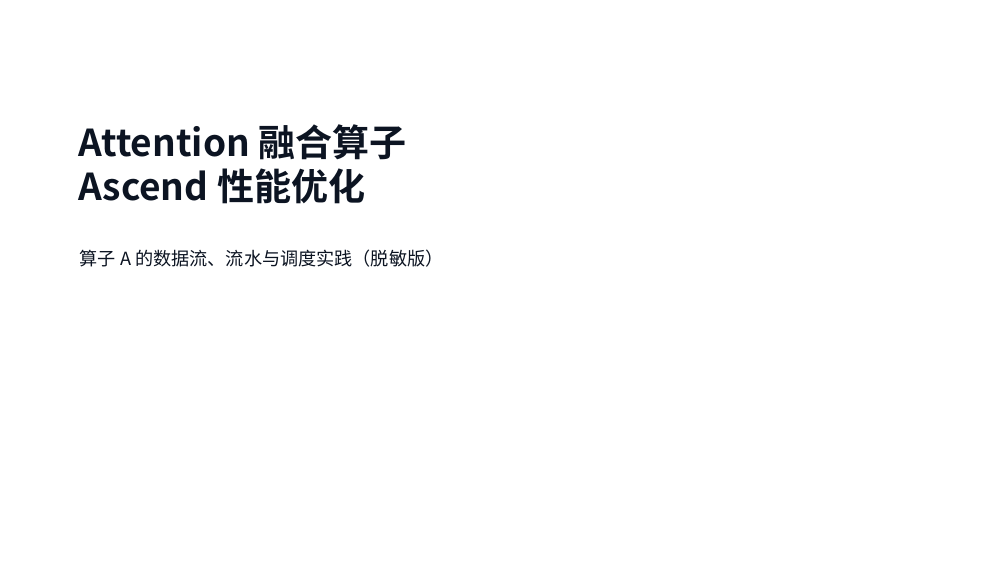
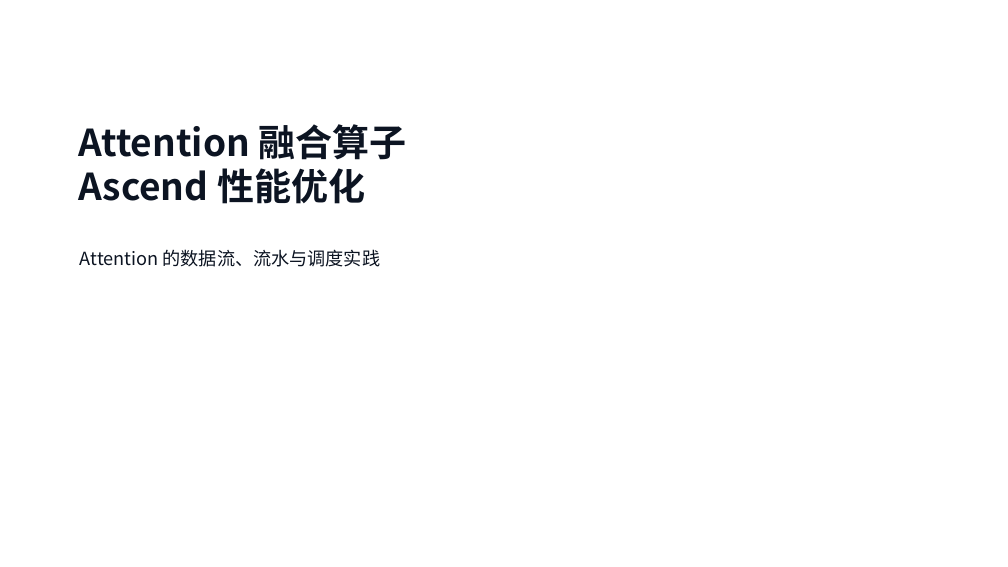
Before and after one commit to Chenyifei01/vllm_learning, a slide deck: slide 1 of attention融合算子优化报告/attention融合算子优化报告_脱敏版.pptx. Drawn at 1008x567 pixels with LibreOffice and Linux fonts; fonts in the diff are those of the drawing; background and template pictures are left out. Boxes give left, top, right and bottom in pixels: in the first picture for what was removed or moved away, otherwise in the second. Text is boxed around its words. In the diff, an @@ line names an element or a change of style, - is before the commit and + after.

Commit message:
docs: remove redaction notices from attention copies

```diff
--- a/attention融合算子优化报告/attention融合算子优化报告_脱敏版.pptx
+++ b/attention融合算子优化报告/attention融合算子优化报告_脱敏版.pptx
@@ text at (x1=80, y1=249, x2=381, y2=267): text changed @@
-算子 A 的数据流、流水与调度实践（脱敏版）
+Attention 的数据流、流水与调度实践
```
Also in this commit, not shown: 1 other slide changed, 1 other file.
